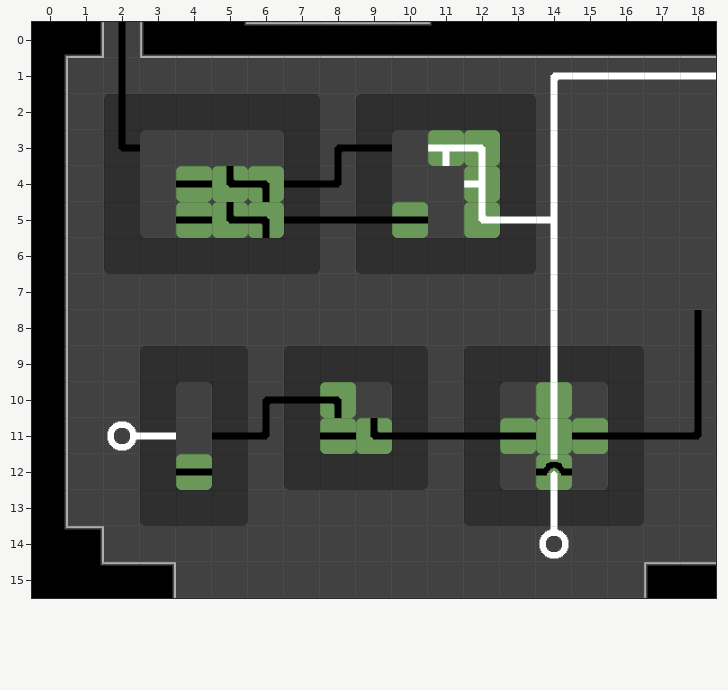
Level history. Tiled map: tiled-assets/map.tmx. Above is the file before it was changed.
Cells are 64x64 px. Shown: x 0..18, y 0..15.
Once edited:
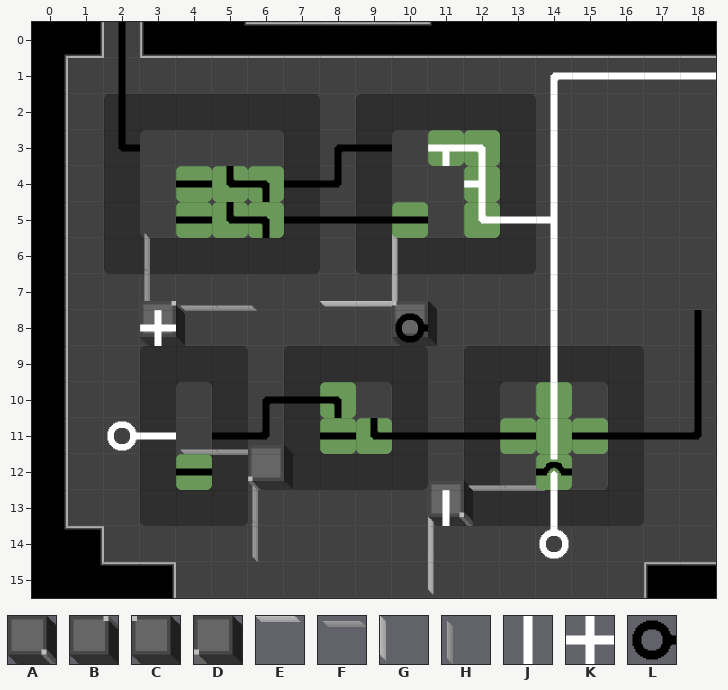
Key: from "gateblock": A 0, B 1, C 2, D 3, E 4, F 5, G 6, H 7; from "wires": J 3, K 5, L 22.
_ is an empty cell.
Commit: Refactored out a sprite class and added gates
The exact change:
Layer "Gates":
y 6..7: x 3 _ -> H; x 10 _ -> G
y 8: x 3..5 ___ -> BFF; x 8..10 ___ -> EEC
y 12: x 4..6 ___ -> FFD
y 13: x 6 _ -> H; x 11..13 ___ -> AFF
y 14: x 6 _ -> H; x 11 _ -> G
y 15: x 11 _ -> G
Layer "Wires":
y 8: x 3 _ -> K; x 10 _ -> L
y 13: x 11 _ -> J
